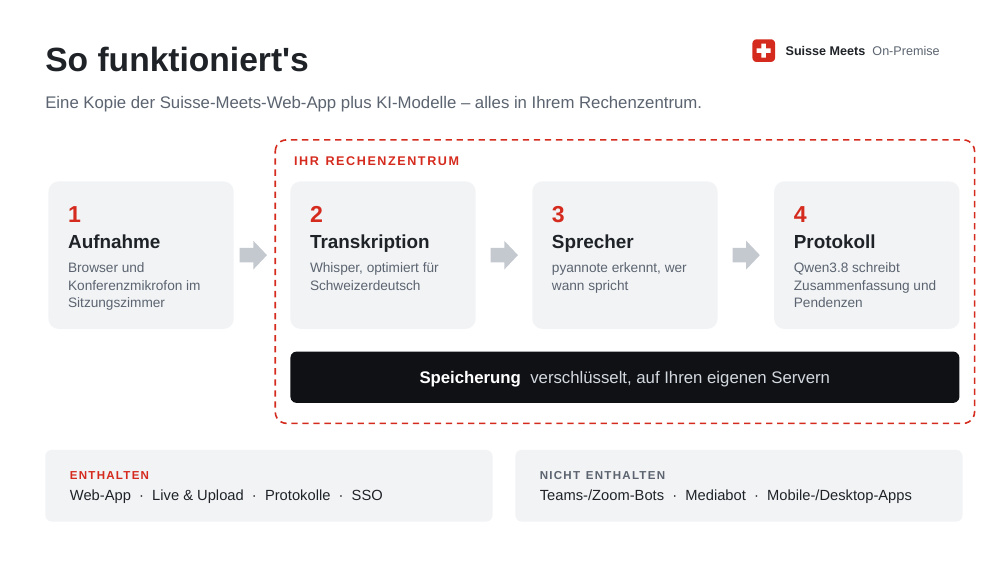
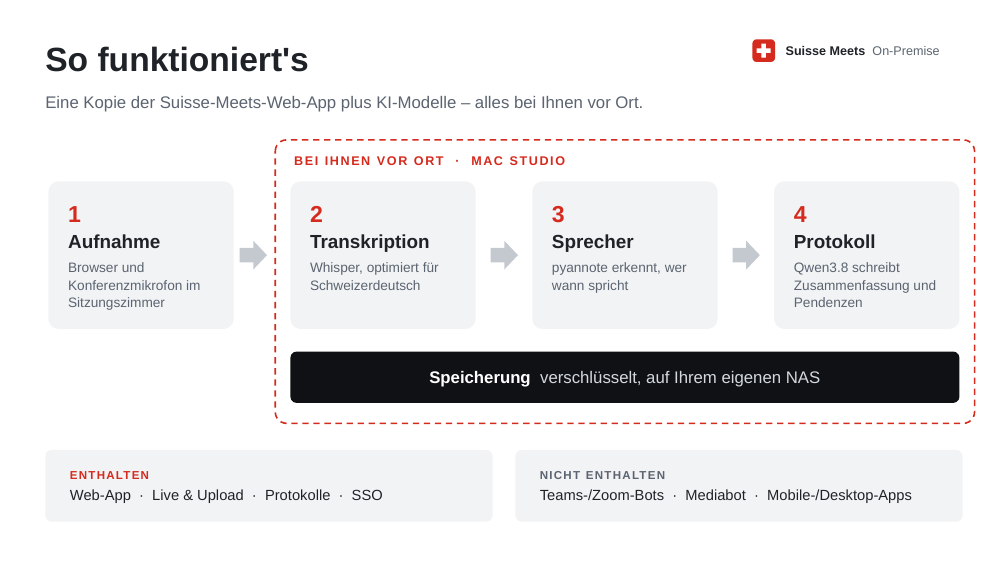
Before and after one commit to xicoarm/310, a slide deck: slide 2 of presentations/suisse-meets-onprem/Suisse_Meets_OnPrem_DE.pptx. Drawn at 1008x567 pixels with LibreOffice and Linux fonts; fonts in the diff are those of the drawing. Boxes give left, top, right and bottom in pixels: in the first picture for what was removed or moved away, otherwise in the second. Text is boxed around its words. In the diff, an @@ line names an element or a change of style, - is before the commit and + after.

```diff
--- a/presentations/suisse-meets-onprem/Suisse_Meets_OnPrem_DE.pptx
+++ b/presentations/suisse-meets-onprem/Suisse_Meets_OnPrem_DE.pptx
@@ text at box(45, 96, 643, 112): text changed @@
-Eine Kopie der Suisse-Meets-Web-App plus KI-Modelle – alles in Ihrem Rechenzentrum.
+Eine Kopie der Suisse-Meets-Web-App plus KI-Modelle – alles bei Ihnen vor Ort.
@@ text at box(294, 156, 565, 165): text changed @@
-IHR RECHENZENTRUM
+BEI IHNEN VOR ORT · MAC STUDIO
@@ text in rounded rectangle at box(429, 371, 820, 387): text changed @@
-Speicherung verschlüsselt, auf Ihren eigenen Servern
+Speicherung verschlüsselt, auf Ihrem eigenen NAS
```
Also in this commit, not shown: 1 slide added, 1 slide removed, 3 other files.
